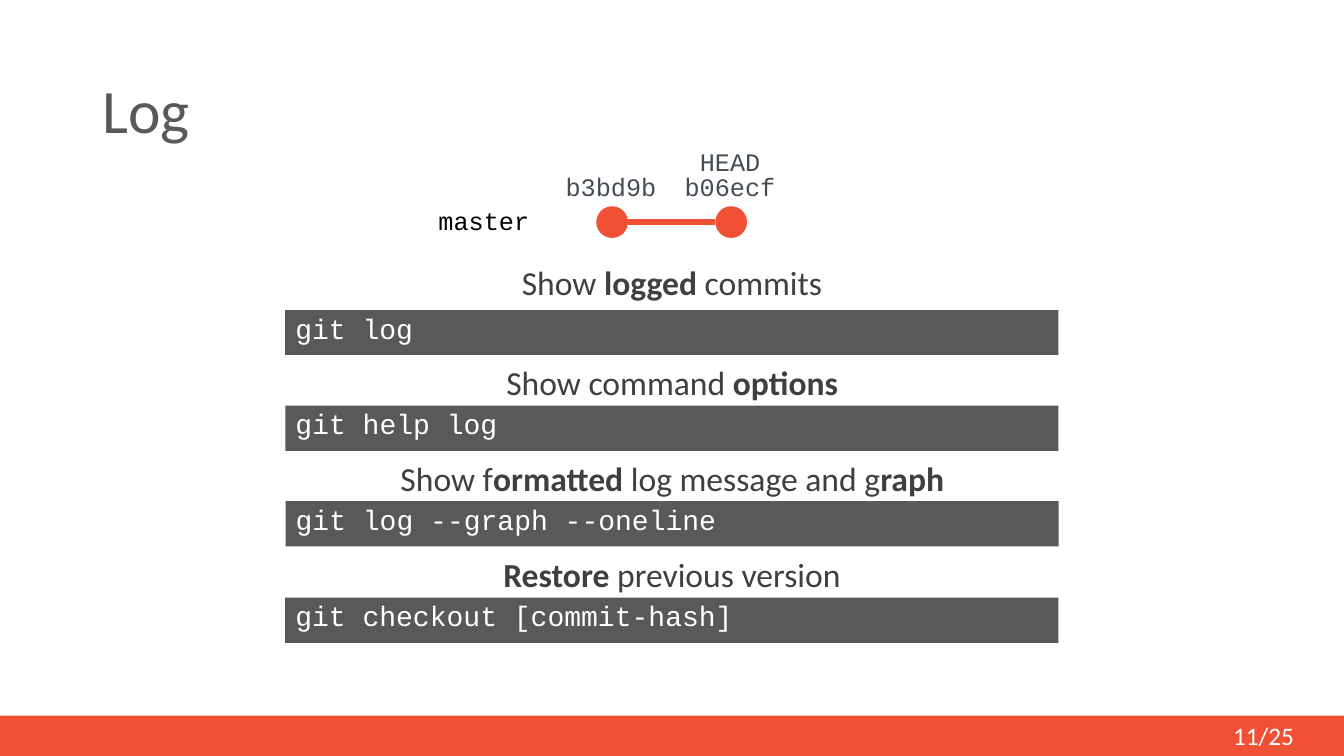
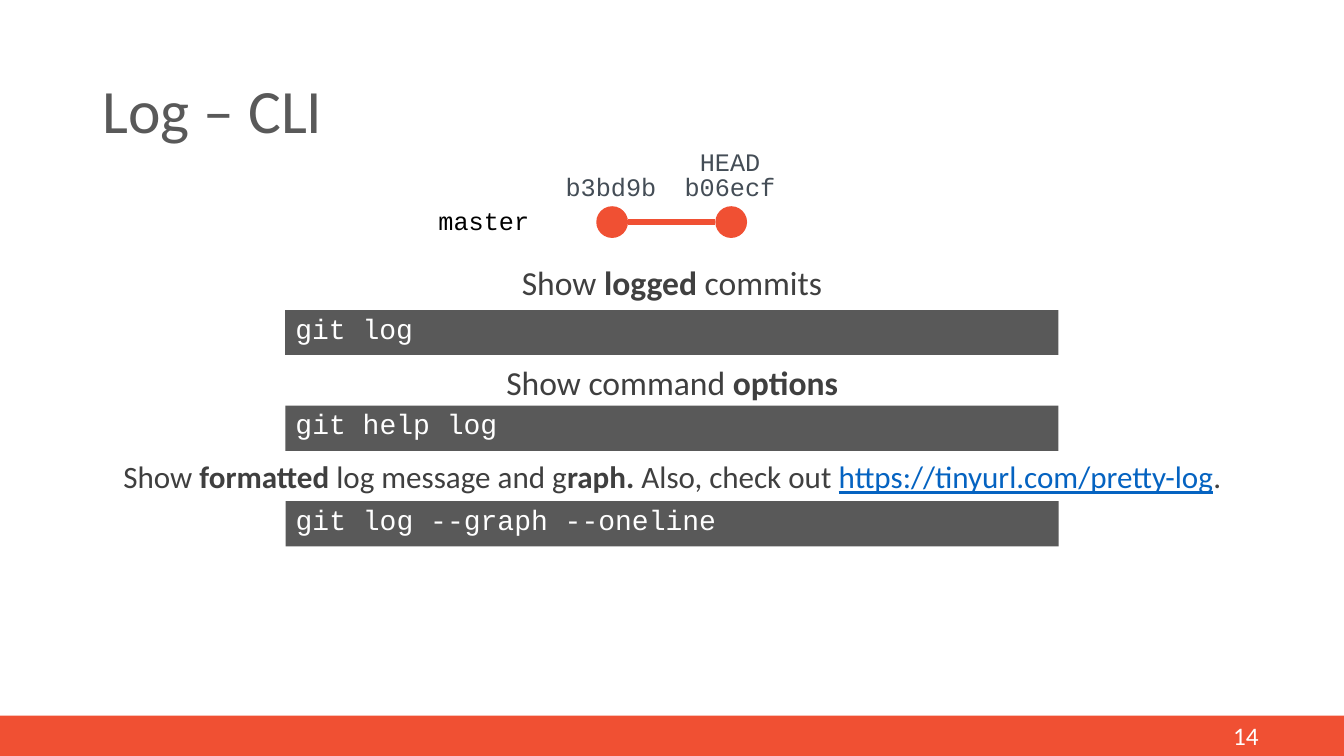
Before and after one commit to mi-erasmusmc/GitTutorial, a slide deck: slide 13 of Documentation/git-pp-presentation.pptx (slide 11 before the commit). Drawn at 1344x756 pixels with LibreOffice and Linux fonts; fonts in the diff are those of the drawing. Boxes give left, top, right and bottom in pixels: in the first picture for what was removed or moved away, otherwise in the second. Text is boxed around its words. In the diff, an @@ line names an element or a change of style, - is before the commit and + after.

```diff
--- a/Documentation/git-pp-presentation.pptx
+++ b/Documentation/git-pp-presentation.pptx
@@ title at box(102, 93, 322, 144): text changed @@
-Log
+Log – CLI
@@ text at box(123, 466, 1221, 494): text changed; size 24 to 22.2 pt @@
-Show formatted log message and graph
+Show formatted log message and graph. Also, check out https://tinyurl.com/pretty-log.
@@ text removed at box(503, 564, 841, 593) @@
-Restore previous version
@@ rectangle removed at box(285, 598, 1059, 643) @@
-git checkout [commit-hash]
@@ page number at box(1233, 728, 1259, 745): text changed @@
-11/25
+14
```
Also in this commit, not shown: 16 other slides changed, 10 slides added, 5 slides removed, 2 other files.
